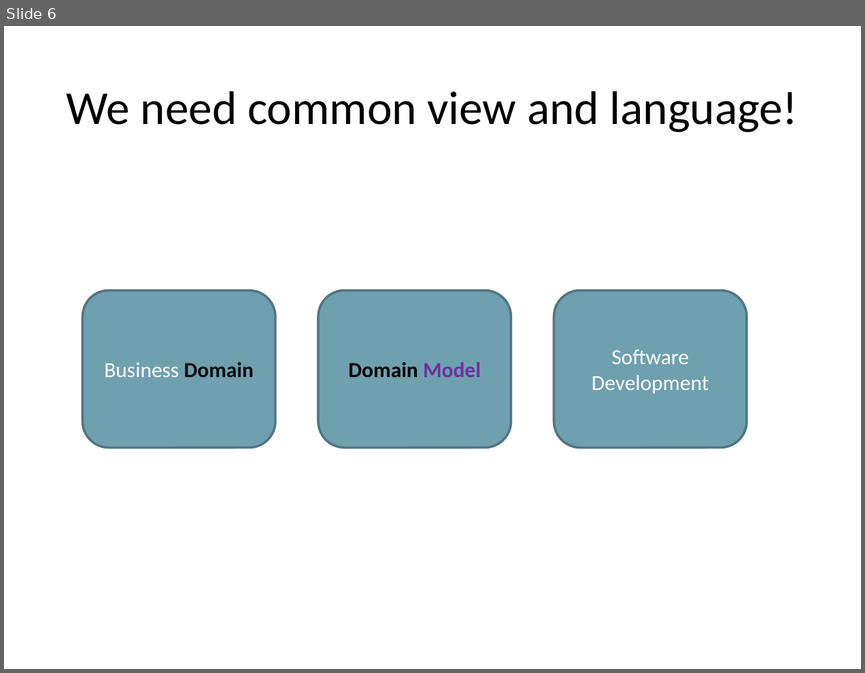
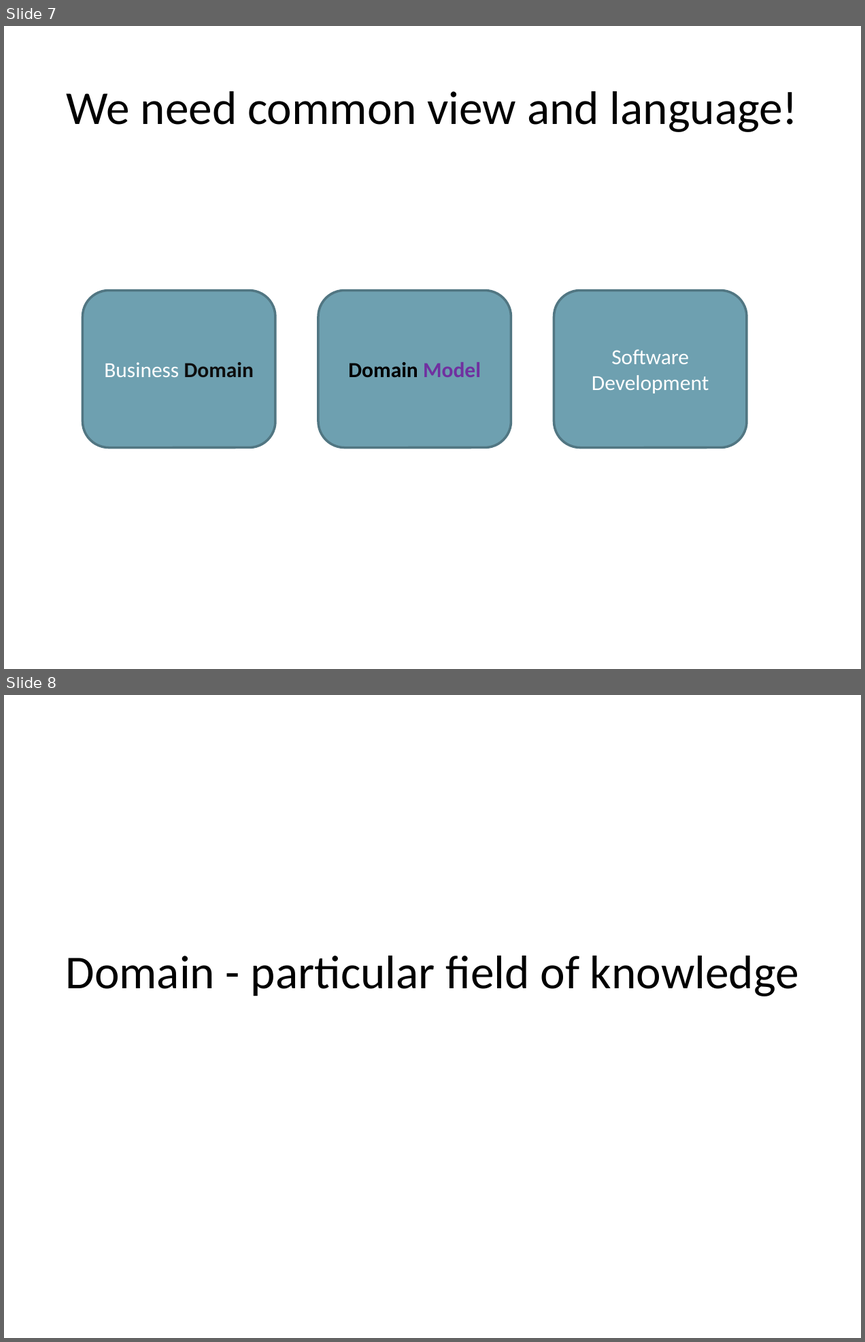
Before and after one commit to arturtv/dddpresentation, a slide deck: Domain-DrivenDesign.A.Trosin.pptx. Shown one above the other, each under a label of ours: slide 6 before the commit, slides 7 and 8 after it. The pictures are 865x673 and 865x1342 pixels, drawn with LibreOffice and Linux fonts; fonts in the diff are those of the drawing. Boxes give left, top, right and bottom in pixels: in the first picture for what was removed or moved away, otherwise in the second. Text is boxed around its words. In the diff, an @@ line names an element or a change of style, - is before the commit and + after.

```diff
--- a/Domain-DrivenDesign.A.Trosin.pptx
+++ b/Domain-DrivenDesign.A.Trosin.pptx
@@ slide 8 added at box(4, 695, 861, 1338), background #FFFFFF @@
@@ title added at box(65, 955, 799, 996), 39.6 pt, text #000000 @@
+Domain - particular field of knowledge
@@ what was slide 6 is now slide 7 @@
```
Also in this commit, not shown: 1 other slide added.
